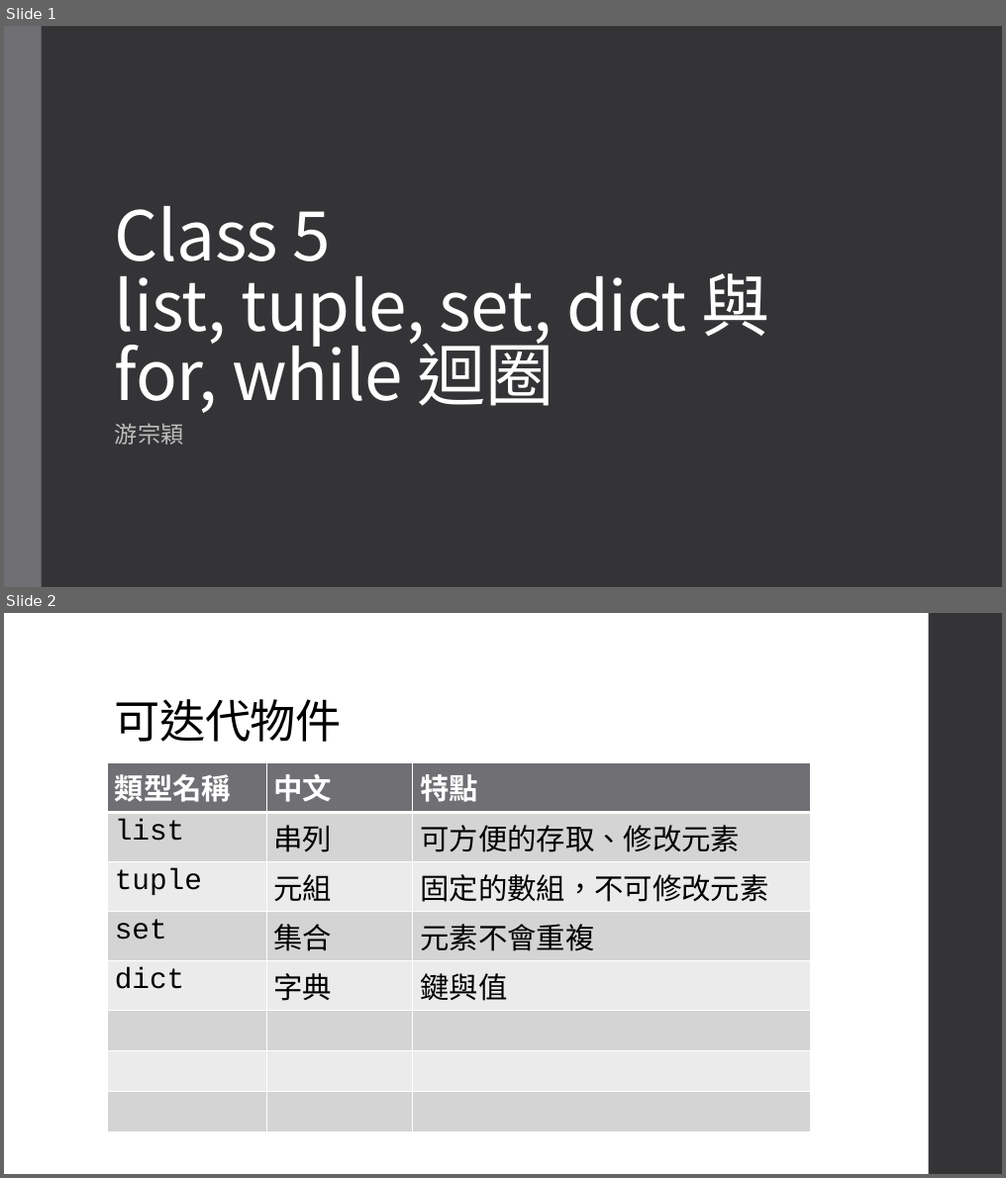
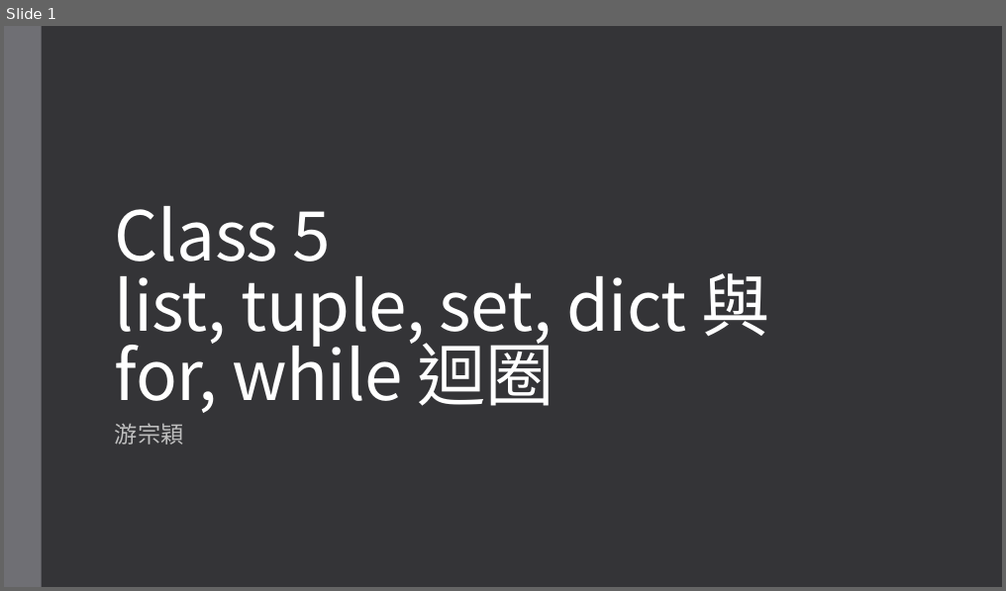
Before and after one commit to an920107/ServiceLearning, a slide deck: Class 5.pptx. Shown one above the other, each under a label of ours: slides 1 and 2 before the commit, slide 1 after it. The pictures are 1006x1178 and 1006x591 pixels, drawn with LibreOffice and Linux fonts; fonts in the diff are those of the drawing. Boxes give left, top, right and bottom in pixels: in the first picture for what was removed or moved away, otherwise in the second. Text is boxed around its words. In the diff, an @@ line names an element or a change of style, - is before the commit and + after.

```diff
--- a/Class 5.pptx
+++ b/Class 5.pptx
@@ slide 2 removed at (x1=4, y1=613, x2=1002, y2=1174), background #FFFFFF @@
@@ rectangle removed at (x1=929, y1=613, x2=1002, y2=1174) @@
@@ title removed at (x1=115, y1=699, x2=342, y2=742) @@
-可迭代物件
@@ table removed at (x1=107, y1=762, x2=811, y2=1102), 8 rows, 3 columns @@
-類型名稱 | 中文 | 特點
-list | 串列 | 可方便的存取、修改元素
-tuple | 元組 | 固定的數組，不可修改元素
-set | 集合 | 元素不會重複
-dict | 字典 | 鍵與值
- |  | 
- |  | 
- |  | 
```
Also in this commit, not shown: 3 slides added.
